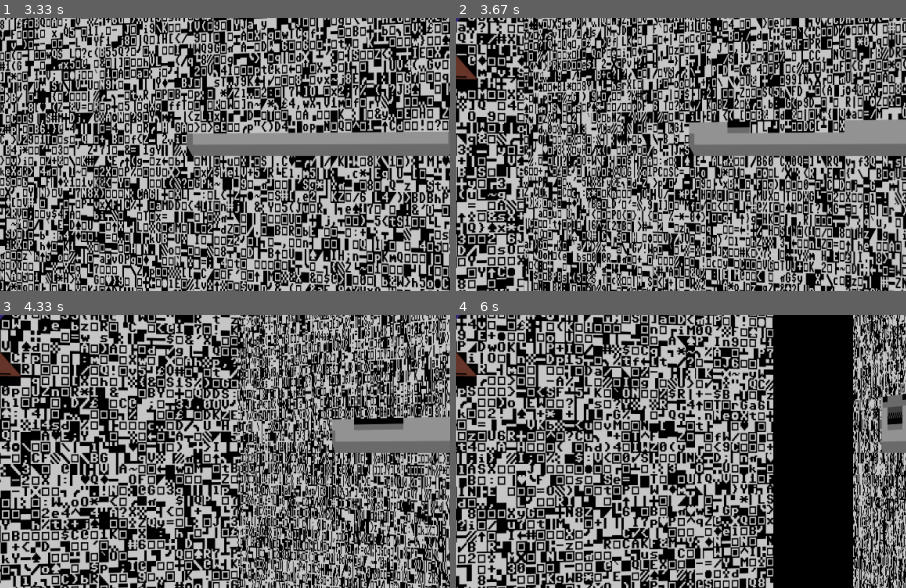
Above: before the commit, frames 1-4 (two rows, left to right).
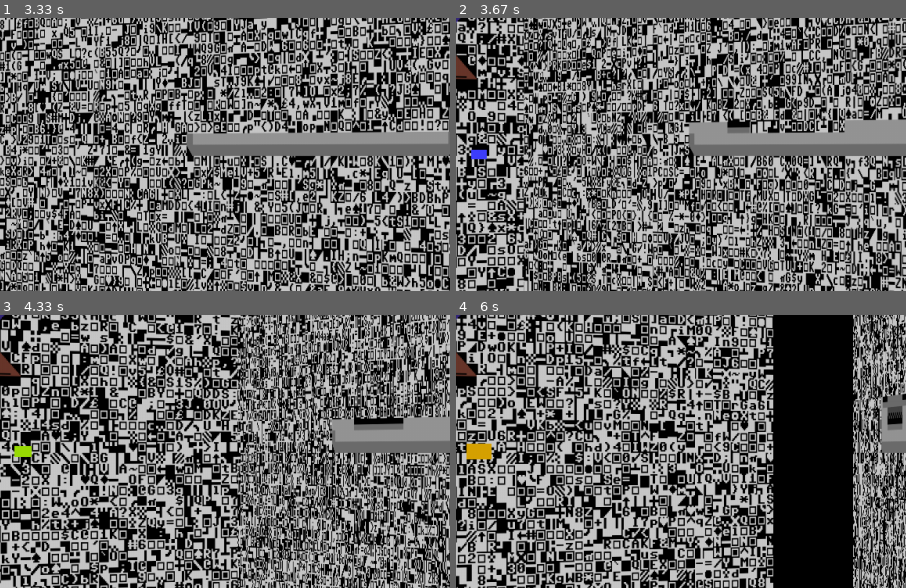
Above: after the commit, the same moments.

Repository: kdrzazga/DEMOS
Game: pygame game, started from demos/petscii/main.py
Two runs of this game, one before a commit and one after it. Both use one fixed random seed, a clock stepped at 60 frames per second and the inputs below.
Inputs:
- Up to frame 1 (3.33 s): tap Space every 0.33 s from 0.33 to 2 s
- Up to frame 2 (3.67 s): no input
- Up to frame 3 (4.33 s): no input
- Up to frame 4 (6 s): no input
The pictures show only the part of the screen within x 47-97%, y 25-75%; the shares and areas given below are measured in that part.

Frame 1 is identical in both runs. In frame 2, 0.1% of the frame differs, in the area x 3-7%, y 47-53%; in frame 3, 0.2%; in frame 4, 0.4%, in the area x 2-8%, y 46-54%.

Commit message:
Typer and C64

Diff:
--- a/demos/demo1/stage13.py
+++ b/demos/demo1/stage13.py
@@ -65,13 +65,17 @@
 		arcade.draw_rect_filled(r, color=Color.from_hex_string(self.font_color))
 
 	def change_color(self, amplitude=127.5, offset=127.5):
-		r = int(amplitude * math.sin(self.t) + offset)
-		g = int(amplitude * math.sin(self.t + 2 * math.pi / 3) + offset)
-		b = int(amplitude * math.sin(self.t + 4 * math.pi / 3) + offset)
+		b, g, r = self.change_color_rgb(self.t, amplitude, offset)
+		self.font_color = f"{r:02x}{g:02x}{b:02x}"
+
+	def change_color_rgb(self, t, amplitude, offset):
+		r = int(amplitude * math.sin(t) + offset)
+		g = int(amplitude * math.sin(t + 2 * math.pi / 3) + offset)
+		b = int(amplitude * math.sin(t + 4 * math.pi / 3) + offset)
 		r = max(0, min(255, r))
 		g = max(0, min(255, g))
 		b = max(0, min(255, b))
-		self.font_color = f"{r:02x}{g:02x}{b:02x}"
+		return b, g, r
 
 	def type(self, frame):
 
--- a/demos/petscii/files/app.py
+++ b/demos/petscii/files/app.py
@@ -10,6 +10,7 @@
     glEnable,
 )
 
+from demos.petscii.files.c64_screen import C64Screen
 from demos.petscii.files.dj_space_thunder import DjSpaceThunder
 from demos.petscii.files.globals import Constants
 from demos.petscii.files.kna_logo import KnaLogo
@@ -20,7 +21,7 @@
 class App:
     """PETSCII demo: two noise screens that each tilt away to opposite edges."""
 
-    NOISE_SECONDS = 14
+    NOISE_SECONDS = 8
     SECOND_NOISE_SECONDS = 3
     TILT_SECONDS = 3
     SHRINK_SECONDS = 3
@@ -58,6 +59,7 @@
         self.c64 = DjSpaceThunder(char_size=16)
         self.tiltLeft = TiltScreen(Constants.WIDTH, Constants.HEIGHT)
         self.tiltRight = TiltScreen(Constants.WIDTH, Constants.HEIGHT)
+        self.c64_screen = C64Screen()
 
     def run(self):
         while self.running:
@@ -112,6 +114,7 @@
                 self.set_scene(App.SCENE_SHRINK2)
         elif self.scene == App.SCENE_SHRINK2:
             self.tiltRight.shrink(self.scene_progress(App.SHRINK_SECONDS))
+            self.c64_screen.update(self.scene_frame)
 
     def scene_progress(self, seconds):
         """How far the current scene has run, as a 0..1 fraction of seconds."""
@@ -123,6 +126,8 @@
         if self.scene >= App.SCENE_NOISE2:
             glClear(GL_DEPTH_BUFFER_BIT)  # let the second screen cover the first
             self.draw_second_screen()
+        if self.scene >= App.SCENE_SHRINK2:
+            self.c64_screen.render(self.frame)
 
     def draw_first_screen(self):
         self.compose_first_surface()
--- /dev/null
+++ b/demos/petscii/files/c64_screen.py
@@ -0,0 +1,153 @@
+import math
+
+import pygame
+from OpenGL.GL import (
+    GL_MODELVIEW,
+    GL_NEAREST,
+    GL_PROJECTION,
+    GL_QUADS,
+    GL_RGBA,
+    GL_TEXTURE_2D,
+    GL_TEXTURE_MAG_FILTER,
+    GL_TEXTURE_MIN_FILTER,
+    GL_UNSIGNED_BYTE,
+    glBegin,
+    glBindTexture,
+    glColor3f,
+    glDisable,
+    glEnable,
+    glEnd,
+    glGenTextures,
+    glLoadIdentity,
+    glMatrixMode,
+    glTexCoord2f,
+    glTexImage2D,
+    glTexParameteri,
+    glTranslatef,
+    glVertex3f,
+)
+from OpenGL.GLU import gluPerspective
+
+from demos.petscii.files.globals import Constants
+from demos.petscii.files.typer import Typer
+
+
+class C64Screen:
+    """A coloured rectangle zooming in from the distance between the two noise screens.
+
+    It is as wide as the noise screens, so once it reaches the screen plane its left
+    and right edges sit exactly on their outer edges.
+    """
+
+    START_Z = -34 * 6
+    TARGET_Z = -5
+    ZOOM_SPEED = 1
+    FAR_PLANE = 300.0
+
+    HEADER_START_FRAME = 850
+    HEADER2_START_FRAME = HEADER_START_FRAME + 45
+
+    def __init__(self):
+        self.z = C64Screen.START_Z
+        self.color = list(Constants.PALETTE[11])
+        self.half_width = Constants.HALF_WIDTH
+        self.half_height = Constants.HALF_WIDTH * Constants.HEIGHT / Constants.WIDTH
+
+        font_size = Constants.WIDTH // Constants.COLUMNS
+        start_x = (Constants.WIDTH - len(Constants.HEADER) * font_size) // 2
+        start_x2 = (Constants.WIDTH - len(Constants.HEADER2) * font_size) // 2
+        self.screen_surface = pygame.Surface((Constants.WIDTH, Constants.HEIGHT))
+        self.header_typer1 = Typer(C64Screen.HEADER_START_FRAME, Constants.HEADER,
+                                   self.screen_surface, start_x, font_size, font_size)
+        self.header_typer2 = Typer(C64Screen.HEADER2_START_FRAME, Constants.HEADER2,
+                                   self.screen_surface, start_x2, 3*font_size, font_size)
+        self.header_typer3 = Typer(C64Screen.HEADER2_START_FRAME + 50, Constants.HEADER3,
+                                   self.screen_surface, Constants.WIDTH*0.006, 5*font_size, font_size)
+        self.texture = glGenTextures(1)
+
+    def update(self, frame):
+        if self.z < C64Screen.TARGET_Z:
+            self.z = min(C64Screen.TARGET_Z, self.z + C64Screen.ZOOM_SPEED)
+        if frame > 20:
+            self.change_color_rgb(frame, amplitude=127.5, offset=127.5)
+
+    def render(self, frame):
+        glDisable(GL_TEXTURE_2D)
+        self._begin_3d()
+        glColor3f(*self.gl_color())
+        glBegin(GL_QUADS)
+        glVertex3f(-self.half_width, self.half_height, self.z)
+        glVertex3f(self.half_width, self.half_height, self.z)
+        glVertex3f(self.half_width, -self.half_height, self.z)
+        glVertex3f(-self.half_width, -self.half_height, self.z)
+        glEnd()
+
+        if frame > C64Screen.HEADER_START_FRAME - 50:
+            self.draw_background()
+            if frame > C64Screen.HEADER_START_FRAME:
+                self.draw_header(frame)
+
+        glEnable(GL_TEXTURE_2D)
+
+    def _begin_3d(self):
+        glMatrixMode(GL_PROJECTION)
+        glLoadIdentity()
+        gluPerspective(Constants.FOV, Constants.WIDTH / Constants.HEIGHT, 0.1,
+                       C64Screen.FAR_PLANE)
+        glMatrixMode(GL_MODELVIEW)
+        glLoadIdentity()
+        glTranslatef(0.0, 0.0, Constants.CAMERA_Z)
+
+    def gl_color(self):
+        """self.color (0..255 per channel) as OpenGL floats (0..1)."""
+        return tuple(channel / 255 for channel in self.color)
+
+    def change_color_rgb(self, frame, amplitude, offset):
+        t = (frame - 20) / 6
+        r = int(amplitude * math.sin(t) + offset)
+        g = int(amplitude * math.sin(t + 2 * math.pi / 3) + offset)
+        b = int(amplitude * math.sin(t + 4 * math.pi / 3) + offset)
+        r = max(0, min(255, r))
+        g = max(0, min(255, g))
+        b = max(0, min(255, b))
+        self.color = r, g, b
+
+    def draw_background(self, color=(0, 0, 0)):
+        glColor3f(*color)
+        inset_w = self.half_width * 0.8
+        inset_h = self.half_height * 0.8
+        z = self.z + 0.01  # nudge towards the camera so it sits on top of the border
+        glBegin(GL_QUADS)
+        glVertex3f(-inset_w, inset_h, z)
+        glVertex3f(inset_w, inset_h, z)
+        glVertex3f(inset_w, -inset_h, z)
+        glVertex3f(-inset_w, -inset_h, z)
+        glEnd()
+
+    def draw_header(self, frame):
+        """Type the BASIC header onto the black screen and draw it as a textured quad."""
+        #self.screen_surface.fill((0, 0, 0))
+
+        for typer in (self.header_typer1, self.header_typer2, self.header_typer3):
+            typer.type(frame)
+
+        self._upload(self.screen_surface)
+        inset_w = self.half_width * 0.8
+        inset_h = self.half_height * 0.8
+        z = self.z + 0.02  # just in front of the black screen
+        glEnable(GL_TEXTURE_2D)
+        glColor3f(*self.gl_color())
+        glBegin(GL_QUADS)
+        glTexCoord2f(0, 0); glVertex3f(-inset_w, inset_h, z)
+        glTexCoord2f(1, 0); glVertex3f(inset_w, inset_h, z)
+        glTexCoord2f(1, 1); glVertex3f(inset_w, -inset_h, z)
+        glTexCoord2f(0, 1); glVertex3f(-inset_w, -inset_h, z)
+        glEnd()
+
+    def _upload(self, surface):
+        data = pygame.image.tobytes(surface, "RGBA")
+        glBindTexture(GL_TEXTURE_2D, self.texture)
+        glTexParameteri(GL_TEXTURE_2D, GL_TEXTURE_MIN_FILTER, GL_NEAREST)
+        glTexParameteri(GL_TEXTURE_2D, GL_TEXTURE_MAG_FILTER, GL_NEAREST)
+        glTexImage2D(GL_TEXTURE_2D, 0, GL_RGBA, surface.get_width(), surface.get_height(),
+                     0, GL_RGBA, GL_UNSIGNED_BYTE, data)
--- a/demos/petscii/files/globals.py
+++ b/demos/petscii/files/globals.py
@@ -8,6 +8,15 @@
     WIDTH = 1150
     HEIGHT = 700
     FPS = 25
+
+    HEADER = "**** COMMODORE 64 BASIC V2 ****"
+    HEADER2 = " 64K RAM SYSTEM  38911 BASIC BYTES FREE "
+    HEADER3 = "READY."
+
+    # the 3D view everything is drawn in
+    FOV = 45
+    CAMERA_Z = -3.0
+    HALF_WIDTH = 2.0
 
     COLUMNS = 40
     ROWS = 25
--- a/demos/petscii/files/tilt_screen.py
+++ b/demos/petscii/files/tilt_screen.py
@@ -31,6 +31,8 @@
 )
 from OpenGL.GLU import gluPerspective
 
+from demos.petscii.files.globals import Constants
+
 
 class TiltScreen:
     """Presents a pygame surface as an OpenGL quad, flat or with one edge tilted back.
@@ -43,7 +45,8 @@
 
     TILT_DEPTH = -5.0
 
-    def __init__(self, width, height, half_width=2.0, camera_z=-3.0):
+    def __init__(self, width, height, half_width=Constants.HALF_WIDTH,
+                 camera_z=Constants.CAMERA_Z):
         self.width = width
         self.height = height
         self.half_width = half_width
@@ -134,7 +137,7 @@
     def _begin_3d(self):
         glMatrixMode(GL_PROJECTION)
         glLoadIdentity()
-        gluPerspective(45, self.width / self.height, 0.1, 50.0)
+        gluPerspective(Constants.FOV, self.width / self.height, 0.1, 50.0)
         glMatrixMode(GL_MODELVIEW)
         glLoadIdentity()
         glTranslatef(0.0, 0.0, self.camera_z)
--- /dev/null
+++ b/demos/petscii/files/typer.py
@@ -0,0 +1,31 @@
+import pygame
+
+from demos.petscii.files.globals import Constants
+
+
+class Typer:
+	"""Types a line of text onto a surface one letter at a time."""
+
+	COLOR = (255, 255, 255)
+
+	def __init__(self, start_frame, text, surface, start_x, start_y, font_size=12):
+		pygame.font.init()
+		self.start_frame = start_frame
+
+		self.text = text
+		self.font_size = font_size
+		self.font = pygame.font.Font(Constants.FONT_PATH, font_size)
+
+		self.surface = surface
+		self.start_x = start_x
+		self.start_y = start_y
+		self.speed = 1  # number of frames per one letter typed
+
+	def type(self, current_frame):
+		letters = (current_frame - self.start_frame) // self.speed
+		if letters <= 0:
+			return
+		glyph = self.font.render(self.text[:letters], False, Typer.COLOR)
+		self.surface.blit(glyph, (self.start_x, self.start_y))
+
+		print(current_frame)
